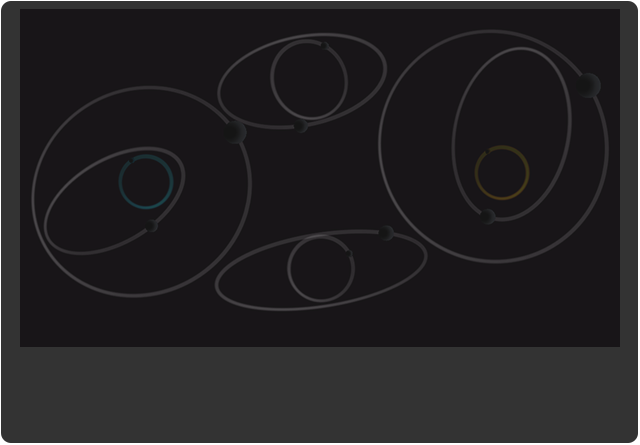
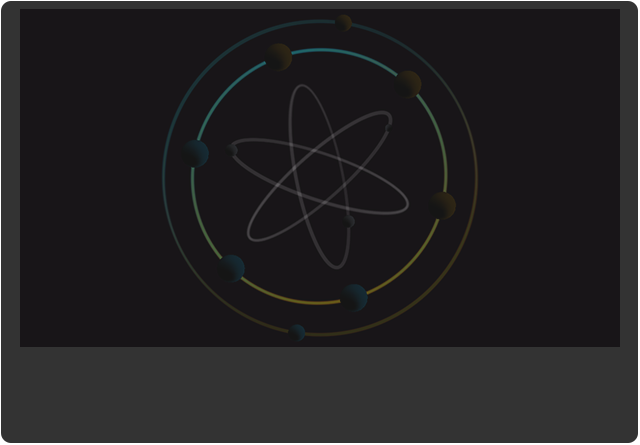
Layered file, before and after one edit (640px x 445px). Changes by layer:
added layer "Layer 6" (58%) above "Layer 5" over [30,14,610,342]
hid "Layer 1" over [30,14,610,342]
